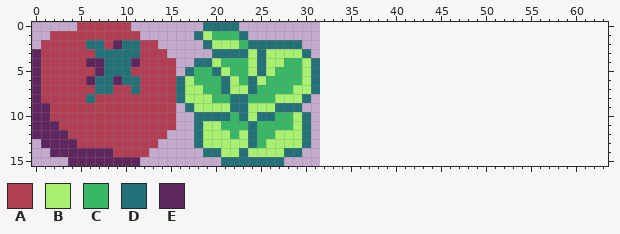
A pixel-art file gets an edit: art/ingredients.aseprite. The picture above was drawn from the file before the commit.
32x16 pixels, 1 frame. The old version is drawn lined up with the new one, on the new canvas.
Palette (. is transparent): A #b13e53  B #a7f070  C #38b764  D #257179  E #5d275d
Pixels before, first column x 0:
 0 .....AAAAAA........DDDD.........
 1 ..AAAAAAAAAA......DBCCCD........
 2 .AAAAADDAEDDAA.....DBBBCDDDDDD..
 3 EAAAAAADDDDDAAA.....DDDDBDBBBBD.
 4 EAAAAAEEDDDEAAAA..DDBCCCBDBBCCBD
 5 EAAAAAAEDDDAAAAA.DCCDBCCBDBCCCBD
 6 EAAAAAEDDEDDAAAADBCCCDBCDBCCCCBD
 7 EAAAAAADDAADAAAADBBCCDBBDCCCCBBD
 8 EAAAAADAAAAAAAAADBBBCCDDCCCBBBD.
 9 EEAAAAAAAAAAAAAA.DBBBBDDBBBDDD..
10 EEAAAAAAAAAAAAAA..DDDDCDBDDCCBD.
11 EEEAAAAAAAAAAAAA..DBBCCCDCCCCBD.
12 EEEEAAAAAAAAAAA...DBBBCBDCCBBBD.
13 .EEEEAAAAAAAAA....DBBBBBDCBBBBD.
14 ..EEEEEEEAAAA......DDBBDBBBBDD..
15 ....EEEEEEEE.........DDDDDDD....
Now the later version:
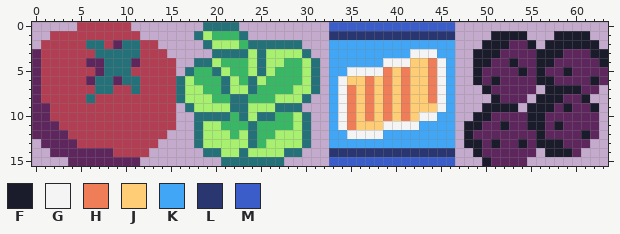
Colours new in this view: F #1a1c2c  G #f4f4f4  H #ef7d57  J #ffcd75  K #41a6f6  L #29366f  M #3b5dc9
The exact change:
canvas 32x16 -> 64x16
Changed rows in their new state; - is an unchanged pixel.
first column x 33:
 0 MMMMMMMMMMMMMM-----------------
 1 LLLLLLLLLLLLLL----FFFF---FFFF--
 2 KKKKKKKKKKKKKK---FFFEEF-FFFFFF-
 3 KKKKKKKKKGGGKK--FFFEEEEFFFEEEFF
 4 KKKKKKGGGJJHGK--FFEEFEEFFEEEEEF
 5 KKGGGGHJHJJHGK--FEEEEFEFEEFEEEE
 6 KGJJHJHJHJJHGK--FEFEEEEFFEEEEFE
 7 KGHJHJHJHJJHGK---FEEEEE-FFFFEE-
 8 KGHJHJHJHJJHGK----FEEE-FFFEEF--
 9 KGHJHJHJHJJJGK---FFFF-FFFEFEEF-
10 KGHJHJHJHJGGKK--FFEEEEFFEEEEEE-
11 KGHJJJGGGGKKKK-FFEEFEEFFEFEEEE-
12 KKGGGGKKKKKKKK-FEEEEEEEFEEEEFE-
13 KKKKKKKKKKKKKK-FFEFEEFEFFFEEE--
14 LLLLLLLLLLLLLL--FEEEEEE-FFFE---
15 MMMMMMMMMMMMMM---FEEEE---------
Pixel boxes of the changes (left, top, right, bottom) in both pictures:
added: (329, 22, 608, 166)
